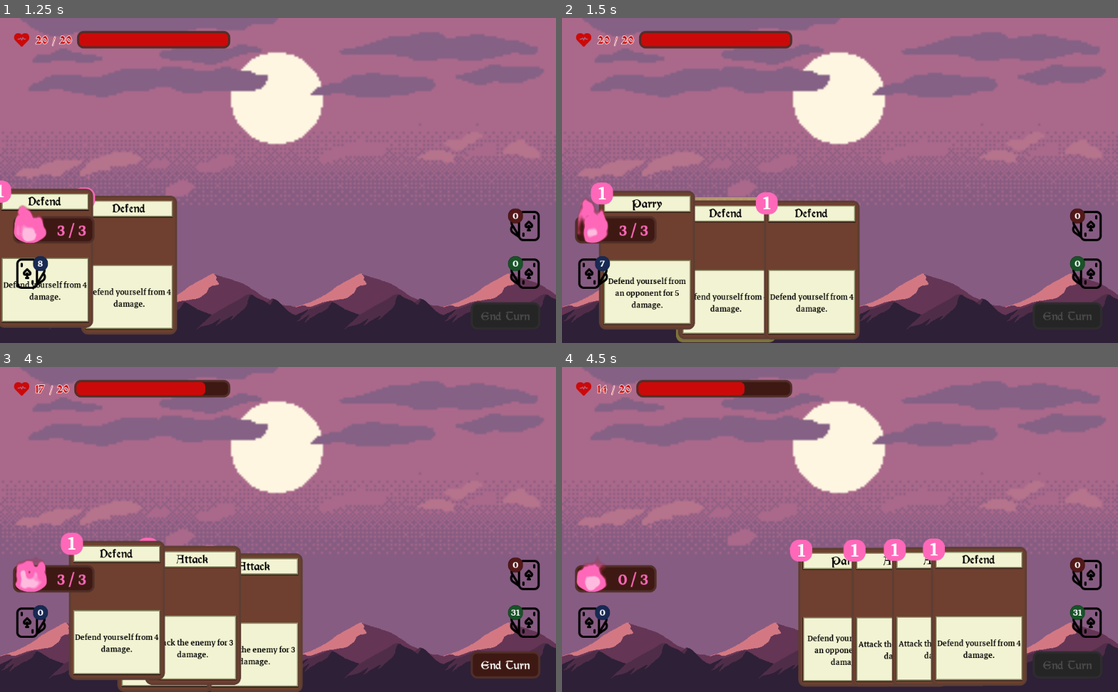
Above: before the commit, frames 1-4 (two rows, left to right).
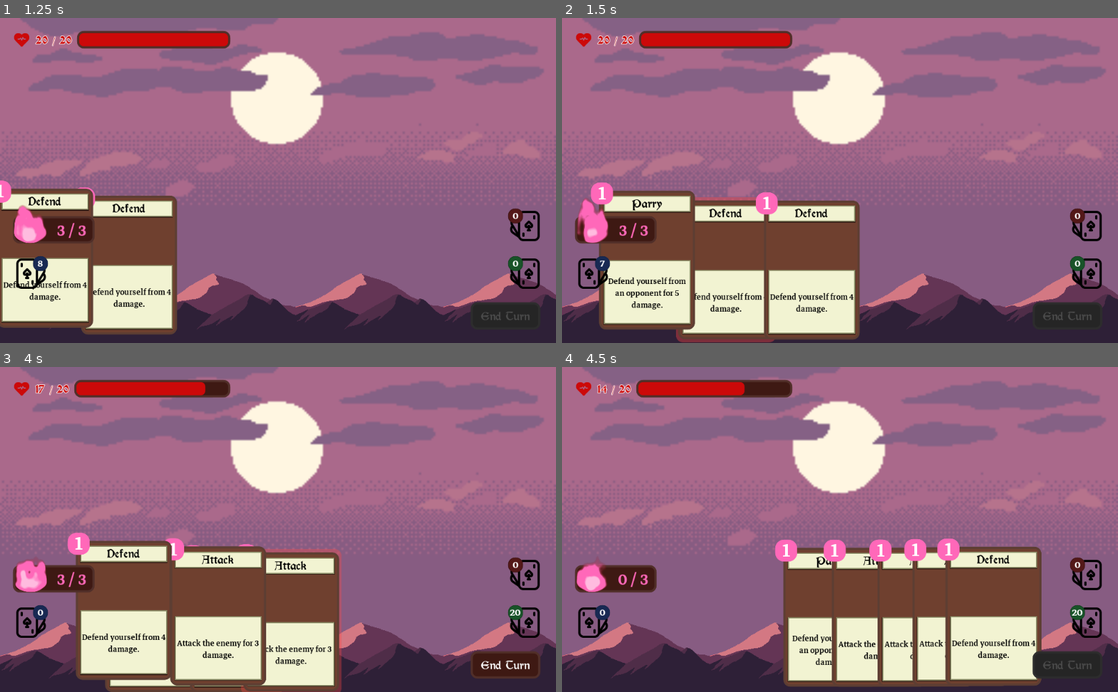
Above: after the commit, the same moments.

Repository: Maaack/Battle-Deck-Energy
Game: Godot game, scene res://Scenes/Main.tscn
The game is run twice, just before and just after one commit, with the same random seed, the same clock (stepped at 60 frames per second) and the same inputs.
Inputs (mouse positions are in pixels of both pictures, inside the frame that each line leads up to):
- Up to frame 1 (1.25 s): move the mouse to (400, 164) at 0.52 s; click (400, 164) at 0.67 s
- Up to frame 2 (1.5 s): move the mouse to (728, 196) at 1.27 s; click (728, 196) at 1.42 s
- Up to frame 3 (4 s): click "End Turn" at 2 s; move the mouse to (333, 458) at 2.77 s; click (333, 458) at 2.92 s; move the mouse to (250, 594) at 3.52 s; click (250, 594) at 3.67 s
- Up to frame 4 (4.5 s): click "End Turn" at 4.25 s

Frame 1 is identical in both runs. In frame 2, 0.3% of the frame differs, in the area x 20-39%, y 55-100%; in frame 3, 8.0%, in the area x 10-94%, y 50-100%; in frame 4, 7.1%.

Commit message:
BATL-01: Makes cards glow red when there's insufficient energy to play them. Hand manager handles glowing cards and discarding. Small refactor.

Diff:
--- a/Scenes/HUD/BattleScreen.gd
+++ b/Scenes/HUD/BattleScreen.gd
@@ -54,6 +54,8 @@
 func _drawing_cards_completed():
 	end_turn_button.disabled = false
 	energy_meter.reset_energy()
+	hand_manager.energy_available = energy_meter.energy
+
 
 func reshuffle_discard_pile():
 	_reshuffling_cards = discard_pile.size()
@@ -72,7 +74,6 @@
 			if card.card_settings.title == 'Attack':
 				hit_player(3)
 			opponent.end_turn()
-
 	enemy_turn_timer.start()
 
 func _on_DrawHandTimer_timeout():
@@ -122,12 +123,13 @@
 	discard_pile.draw_card()
 
 func _on_Card_position_reached(moving_card:Card):
-	if moving_card.discarding:
+	if hand_manager.is_discarding_card(moving_card):
 		discard_pile.add_card(moving_card.packed_scene)
 		moving_card.queue_free()
 
 func _on_HandManager_discarding_card(discarding_card:Card):
 	energy_meter.spend(1)
+	hand_manager.energy_available = energy_meter.energy
 	discarding_card.connect("position_reached", self, "_on_Card_position_reached")
 	discarding_card.tween_to_position(discard_pile.rect_position - hand.rect_position)
 
--- a/Scenes/HUD/Cards/Base/Card.gd
+++ b/Scenes/HUD/Cards/Base/Card.gd
@@ -4,10 +4,10 @@
 
 class_name Card
 
-signal glow_on
-signal glow_off
-signal discard
 signal position_reached
+signal mouse_entered
+signal mouse_exited
+signal mouse_clicked
 
 onready var glow_node = $Control/CenterContainer/Control/GlowNode
 onready var animation_node = $Control/CenterContainer/Control/GlowNode/AnimationPlayer
@@ -16,11 +16,6 @@
 export(Resource) var init_card_settings setget set_init_card_settings
 
 var card_settings : CardSettings
-var hovering : bool = false
-var pressed : bool = false
-var glowing : bool = false
-var discarding : bool = false
-var exhausting : bool = false
 var packed_scene : PackedScene setget set_packed_scene
 var _moving_to_position = null
 
@@ -57,35 +52,26 @@
 	if card_settings.energy_cost >= 0:
 		$Control/BDEPanel/BDECostLabel.text = str(card_settings.energy_cost)
 
-func _update_glow():
-	if hovering and not pressed:
-		if not glowing:
-			glowing = true
-			emit_signal("glow_on", self)
+func glow_on():
 		glow_node.glow_on()
-	else:
-		if glowing:
-			glowing = false
-			emit_signal("glow_off", self)
+
+func glow_not():
+		glow_node.glow_not()
+
+func glow_off():
 		glow_node.glow_off()
 
 func _on_CardFront_mouse_entered():
-	hovering = true
-	_update_glow()
+	emit_signal("mouse_entered")
 
 func _on_CardFront_mouse_exited():
-	hovering = false
-	_update_glow()
+	emit_signal("mouse_exited")
 
 func _on_CardFront_gui_input(event):
 	if event is InputEventMouseButton and not event.pressed:
 		match event.button_index:
 			BUTTON_LEFT:
-				discard()
-
-func discard():
-	discarding = true
-	emit_signal("discard", self)
+				emit_signal("mouse_clicked")
 
 func _get_tween_time():
 	return 0.5
--- a/Scenes/HUD/HandManager/HandManager.gd
+++ b/Scenes/HUD/HandManager/HandManager.gd
@@ -13,10 +13,15 @@
 export(float, 0.0, 2.0) var fan_speed : float = 0.2
 
 var cards : Array
+var hovering = null
+var discarding_cards = []
+var energy_available : int = 0
 
 func add_card(card:Card):
 	cards.append(card)
-	card.connect("discard", self, "_on_Card_discard")
+	card.connect("mouse_entered", self, "_on_Card_mouse_entered", [card])
+	card.connect("mouse_exited", self, "_on_Card_mouse_exited", [card])
+	card.connect("mouse_clicked", self, "_on_Card_mouse_clicked", [card])
 	_fan_cards()
 
 func _on_Card_discard(discarding_card:Card):
@@ -26,10 +31,9 @@
 	emit_signal("discarding_card", discarding_card)
 
 func discard_hand():
-	var cards_to_discard : Array = cards.duplicate()
-	for card in cards_to_discard:
-		if card is Card:
-			card.discard()
+	while(cards.size() > 0):
+		var card : Card = cards.pop_front()
+		discard_card(card)
 
 func get_card_positions():
 	var positions : Array = []
@@ -93,3 +97,32 @@
 		new_positions.append(card_position)
 		index += 1
 	return new_positions
+
+func _on_Card_mouse_entered(card:Card):
+	hovering = card
+	if card.get_energy_cost() <= energy_available:
+		card.glow_on()
+	else:
+		card.glow_not()
+
+func _on_Card_mouse_exited(card:Card):
+	hovering = null
+	card.glow_off()
+
+func _on_Card_mouse_clicked(card:Card):
+	if card.get_energy_cost() <= energy_available:
+		var index : int = cards.find(card)
+		discard_card(card)
+		cards.remove(index)
+		_fan_cards()
+
+func discard_card(card:Card):
+	discarding_cards.append(card)
+	emit_signal("discarding_card", card)
+
+func discarding_card_complete(card:Card):
+	var index : int = discarding_cards.find(card)
+	discarding_cards.remove(index)
+
+func is_discarding_card(card:Card):
+	return card in discarding_cards
